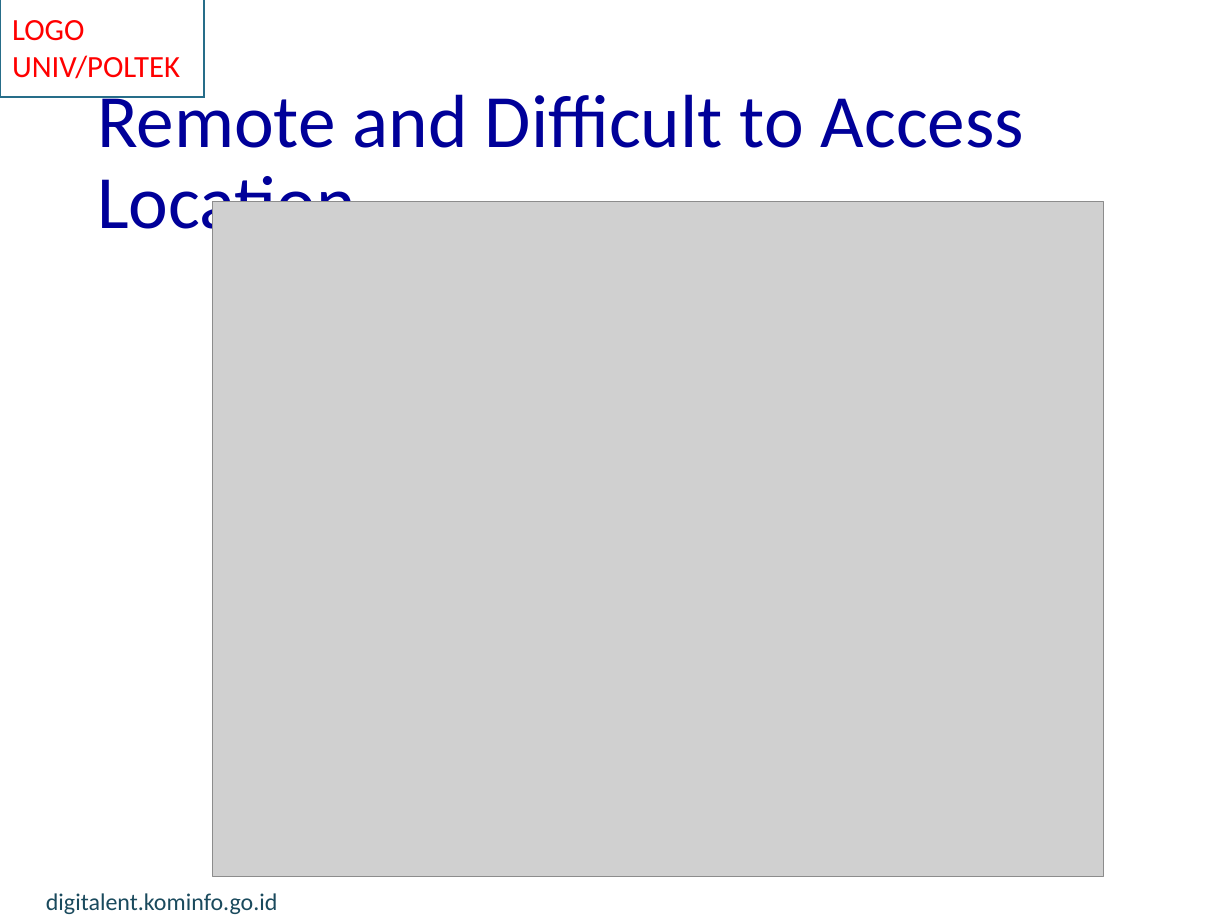
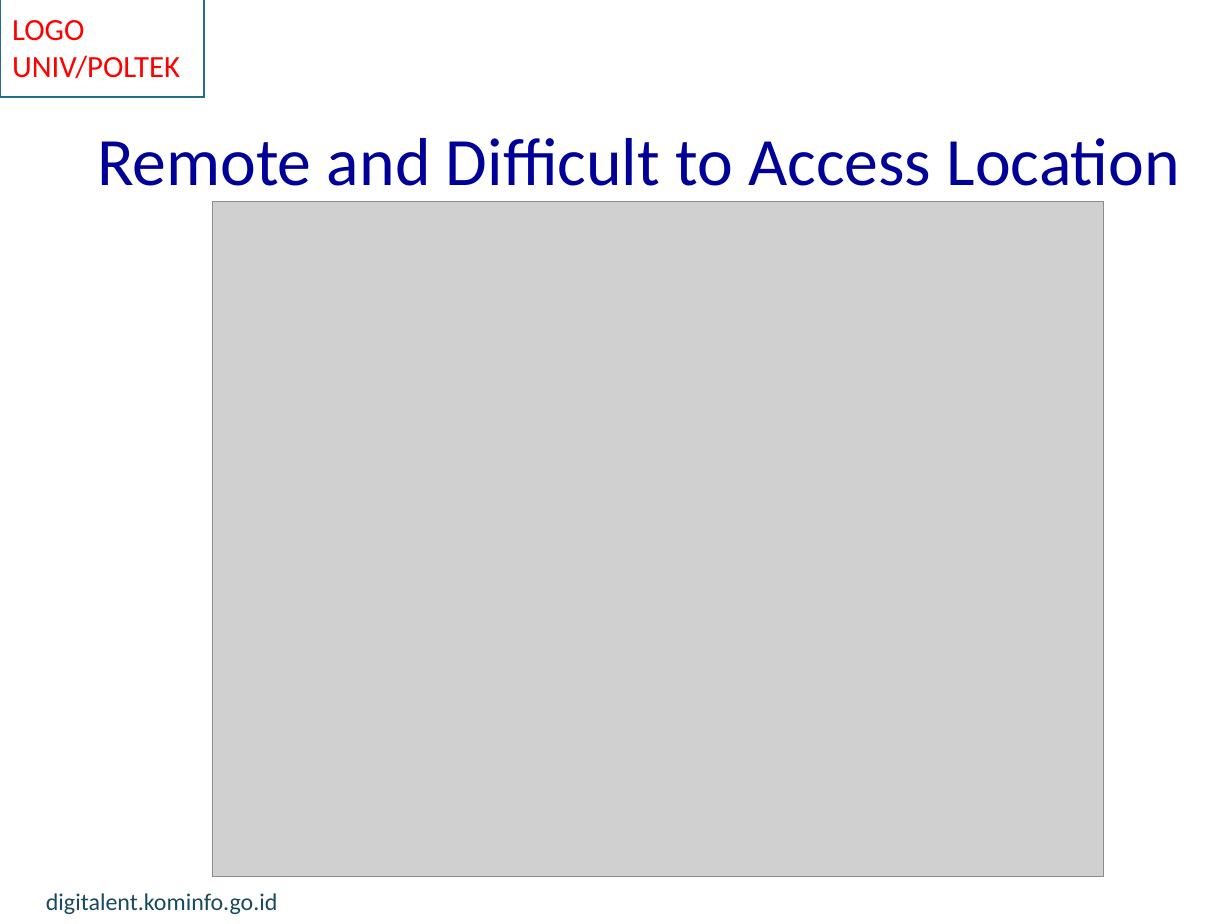
Before and after one commit to munif/materi-iot, a slide deck: slide 5 of IoT - 28 - Assets & Devices Management/IoT - 28 - IoT Asset and Device Management.pptx. Drawn at 1232x924 pixels with LibreOffice and Linux fonts; fonts in the diff are those of the drawing; grey boxes stand for pictures; background and template pictures are left out. Boxes give left, top, right and bottom in pixels: in the first picture for what was removed or moved away, otherwise in the second. Text is boxed around its words. In the diff, an @@ line names an element or a change of style, - is before the commit and + after.

```diff
--- a/IoT - 28 - Assets & Devices Management/IoT - 28 - IoT Asset and Device Management.pptx
+++ b/IoT - 28 - Assets & Devices Management/IoT - 28 - IoT Asset and Device Management.pptx
@@ title "Remote and Difficult to Access ..." at [97, 138, 1180, 202]: size 44 to 39.6 pt @@
```
Also in this commit, not shown: 3 other slides changed, 2 slides added, 4 other files.
